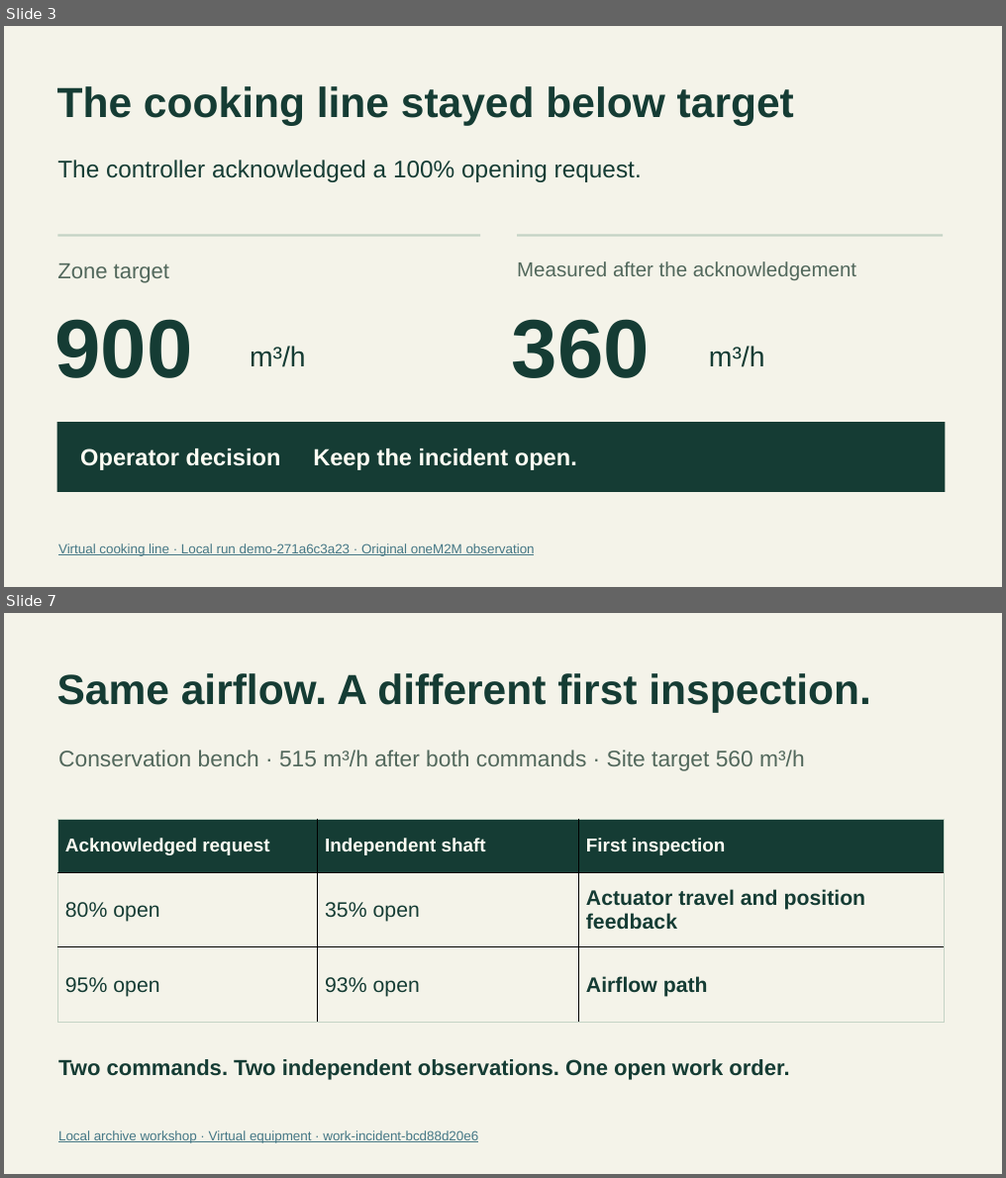
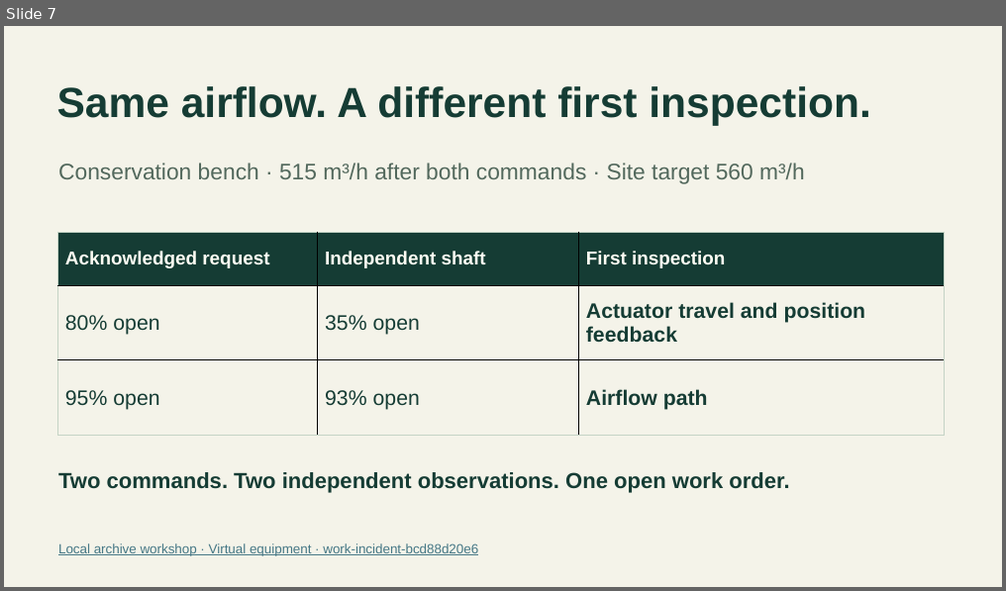
Before and after one commit to openSoom/openSoom, a slide deck: deliverables/presentation/openSoom-evaluation.pptx. Shown one above the other, each under a label of ours: slides 3 and 7 before the commit, slide 7 after it; the slides between them are not shown. The pictures are 1006x1178 and 1006x591 pixels, drawn with LibreOffice and Linux fonts; fonts in the diff are those of the drawing. Boxes give left, top, right and bottom in pixels: in the first picture for what was removed or moved away, otherwise in the second. Text is boxed around its words. In the diff, an @@ line names an element or a change of style, - is before the commit and + after.

Commit message:
Show how room air changed after ventilation, when targets were reached and how long readings held

```diff
--- a/deliverables/presentation/openSoom-evaluation.pptx
+++ b/deliverables/presentation/openSoom-evaluation.pptx
@@ slide 3 removed at [4,26,1002,587], background #F4F3E9 @@
@@ text removed at [57,86,794,125] @@
-The cooking line stayed below target
@@ text removed at [57,160,642,182] @@
-The controller acknowledged a 100% opening request.
@@ rectangle removed at [57,234,481,236] @@
@@ rectangle removed at [517,234,943,236] @@
@@ text removed at [517,262,856,280] @@
-Measured after the acknowledgement
@@ text removed at [57,264,169,283] @@
-Zone target
@@ text removed at [54,319,192,378] @@
-900
@@ text removed at [512,319,649,378] @@
-360
@@ text removed at [250,346,306,368] @@
-m³/h
@@ text removed at [709,346,765,368] @@
-m³/h
@@ rectangle removed at [57,422,945,492] @@
@@ text removed at [80,449,577,471] @@
-Operator decision Keep the incident open.
@@ text removed at [58,544,535,557] @@
-Virtual cooking line · Local run demo-271a6c3a23 · Original oneM2M observation
```
Also in this commit, not shown: 5 slides changed, 2 slides added, 1 other slide removed, 39 other files.
